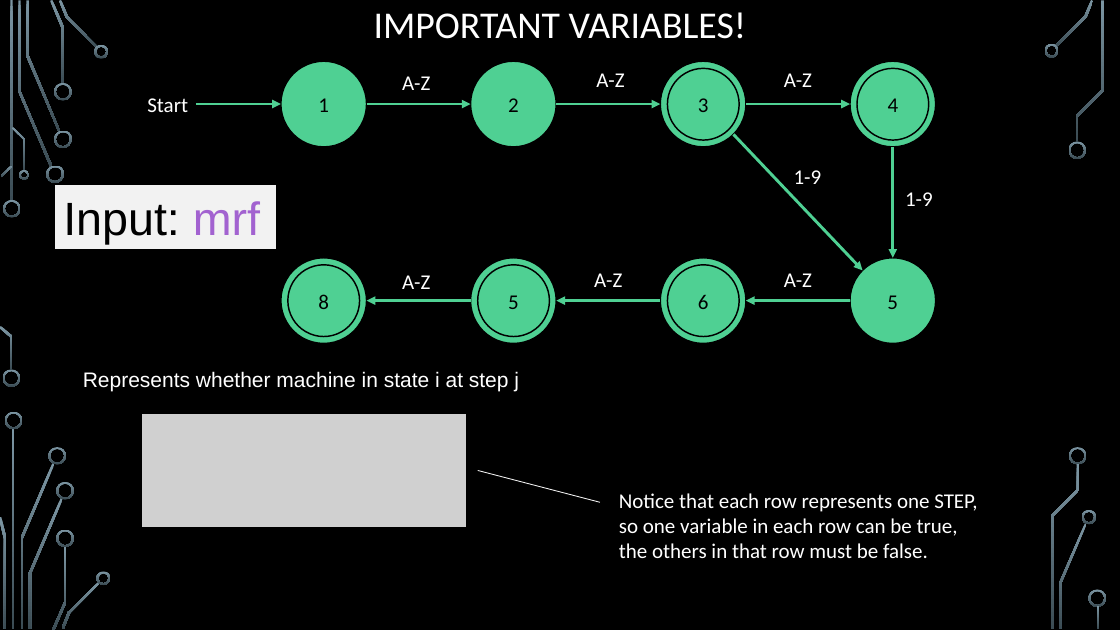
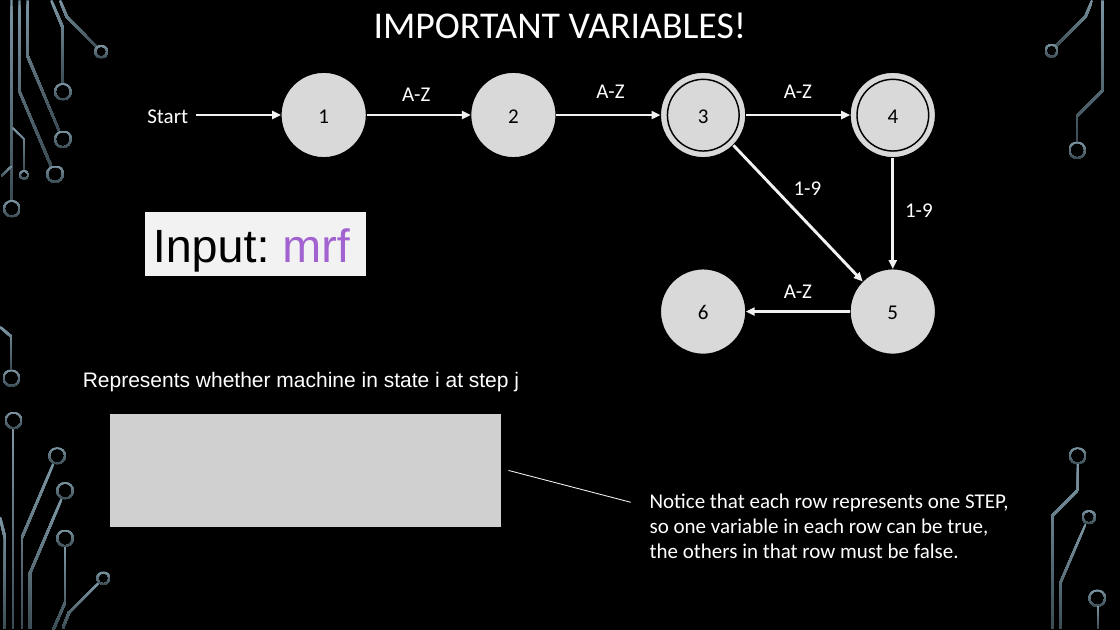
Before and after one commit to markfloryan/dsa2, a slide deck: slide 45 of slides/06-3-Hardness.pptx. Drawn at 1120x630 pixels with LibreOffice and Linux fonts; fonts in the diff are those of the drawing; grey boxes stand for pictures; background and template pictures are left out. Boxes give left, top, right and bottom in pixels: in the first picture for what was removed or moved away, otherwise in the second. Text is boxed around its words. In the diff, an @@ line names an element or a change of style, - is before the commit and + after.

```diff
--- a/slides/06-3-Hardness.pptx
+++ b/slides/06-3-Hardness.pptx
@@ arrow (196, 115) - (281, 115): stroke #4FD093 2.5 pt to #F2F2F2 2.5 pt @@
@@ arrow (366, 115) - (471, 115): stroke #4FD093 2.5 pt to #F2F2F2 2.5 pt @@
@@ arrow (556, 115) - (660, 115): stroke #4FD093 2.5 pt to #F2F2F2 2.5 pt @@
@@ arrow (746, 115) - (850, 115): stroke #4FD093 2.5 pt to #F2F2F2 2.5 pt @@
@@ arrow (734, 145) - (863, 281): stroke #4FD093 2.5 pt to #F2F2F2 2.5 pt @@
@@ 8 ellipses, 7 texts, 7 arrows: place and size @@
-8 ellipses, 7 texts, 7 arrows at (147, 61, 936, 344)
+8 ellipses, 7 texts, 7 arrows at (147, 72, 936, 355)
@@ arrow (893, 158) - (893, 269): stroke #4FD093 2.5 pt to #F2F2F2 2.5 pt @@
@@ rectangle "Input: mrf": place and size @@
-rectangle "Input: mrf" at (55, 185, 276, 250)
+rectangle "Input: mrf" at (145, 212, 366, 276)
@@ fill #4FD093 to #D9D9D9 in 8 elements at (281, 72, 366, 158), (471, 72, 556, 158), (850, 72, 936, 158), (668, 79, 739, 150), (660, 72, 746, 158), (850, 269, 936, 355), (857, 79, 928, 150), (660, 269, 746, 355) @@
@@ group removed at (281, 258, 739, 344): 5 ellipses, 2 arrows, 2 texts @@
-8
-7
-6
-5
-8
-A-Z
-A-Z
@@ arrow (850, 312) - (746, 312): stroke #4FD093 2.5 pt to #F2F2F2 2.5 pt @@
@@ picture: place and size @@
-picture at (142, 413, 467, 528)
+picture at (109, 413, 502, 528)
@@ line moved from (478, 471) - (600, 502) to (508, 471) - (631, 502) @@
@@ text "Notice that each row represents ...": place and size @@
-text "Notice that each row represents ..." at (619, 493, 977, 558)
+text "Notice that each row represents ..." at (650, 493, 1008, 558)
```
Also in this commit, not shown: 8 other slides changed, 15 slides added, 2 slides removed, 4 other files.
